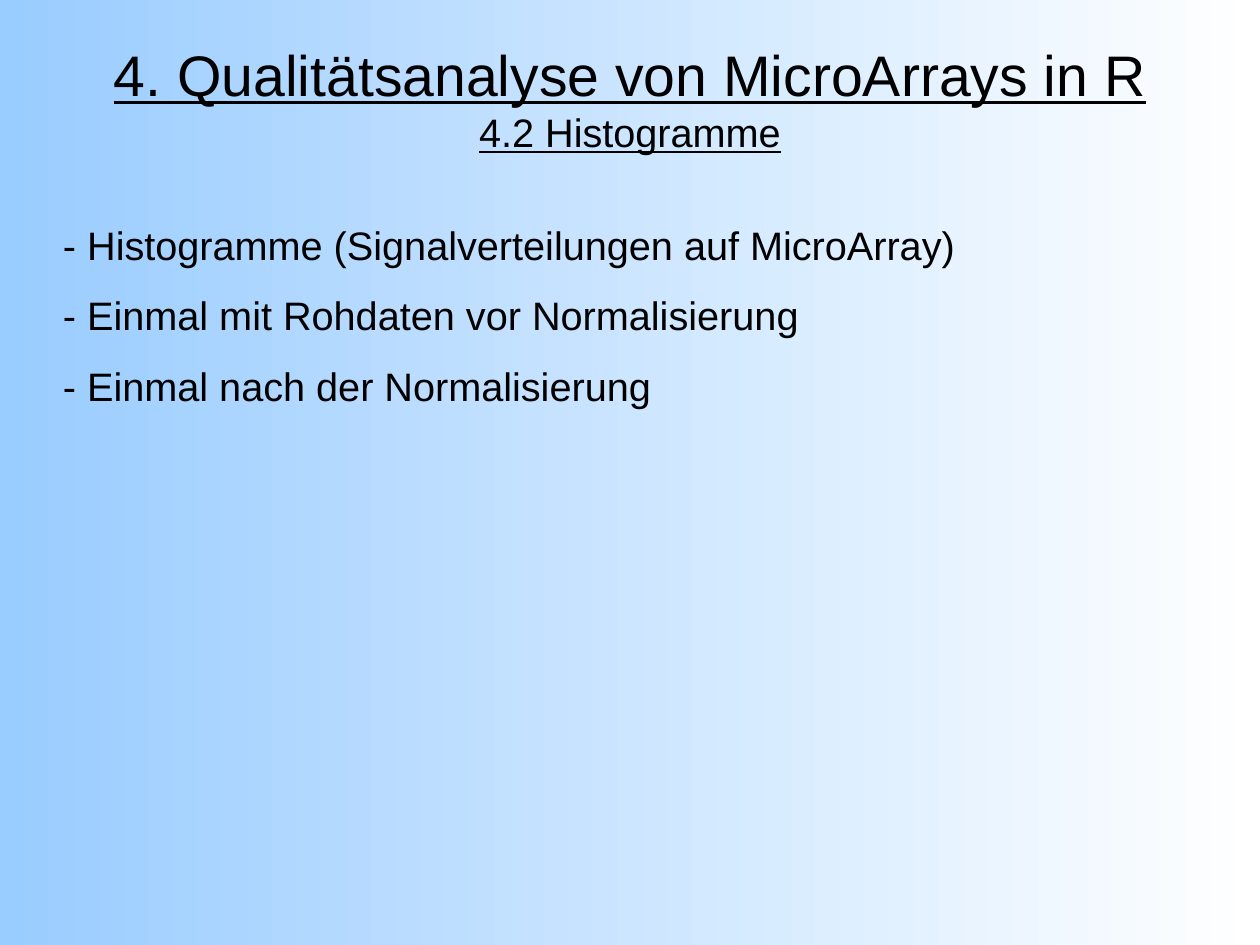
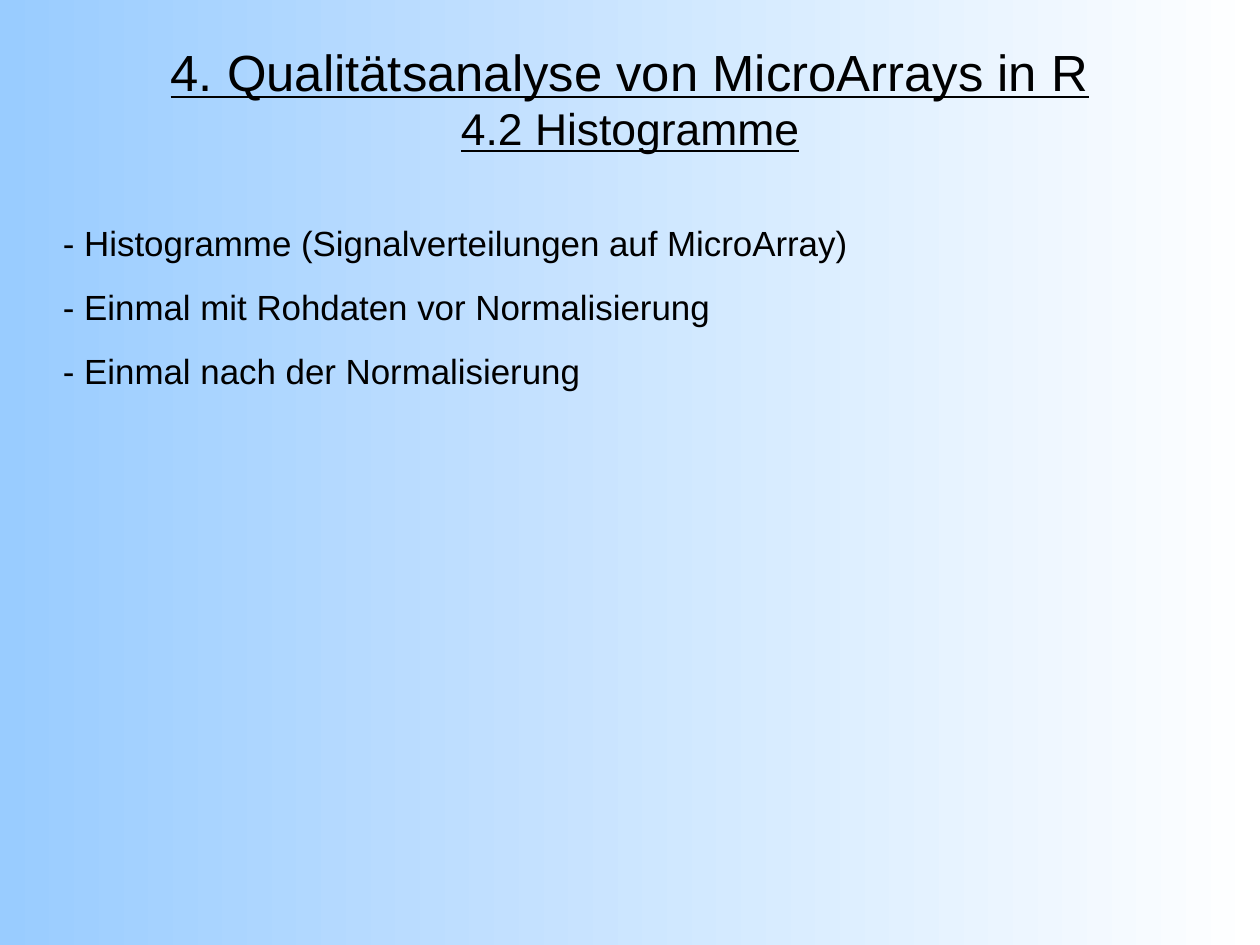
Before and after one commit to emmkey/GenEx, a slide deck: slide 11 of W1 Praesentation.odp (slide 9 before the commit). Drawn at 1260x945 pixels with LibreOffice and Linux fonts; fonts in the diff are those of the drawing. Boxes give left, top, right and bottom in pixels: in the first picture for what was removed or moved away, otherwise in the second. Text is boxed around its words. In the diff, an @@ line names an element or a change of style, - is before the commit and + after.

```diff
--- a/W1 Praesentation.odp
+++ b/W1 Praesentation.odp
@@ title "4. Qualitätsanalyse von MicroArrays in ..." at box(171, 54, 1088, 155): size 36 to 32 pt in "4. Qualitätsanalyse von MicroArrays in R"; size 25 to 28 pt in "4.2 Histogramme" @@
@@ text "- Histogramme (Signalverteilungen auf MicroArray)" at box(84, 230, 847, 391): size 25 to 22 pt @@
```
Also in this commit, not shown: 11 other slides changed, 2 slides added.
